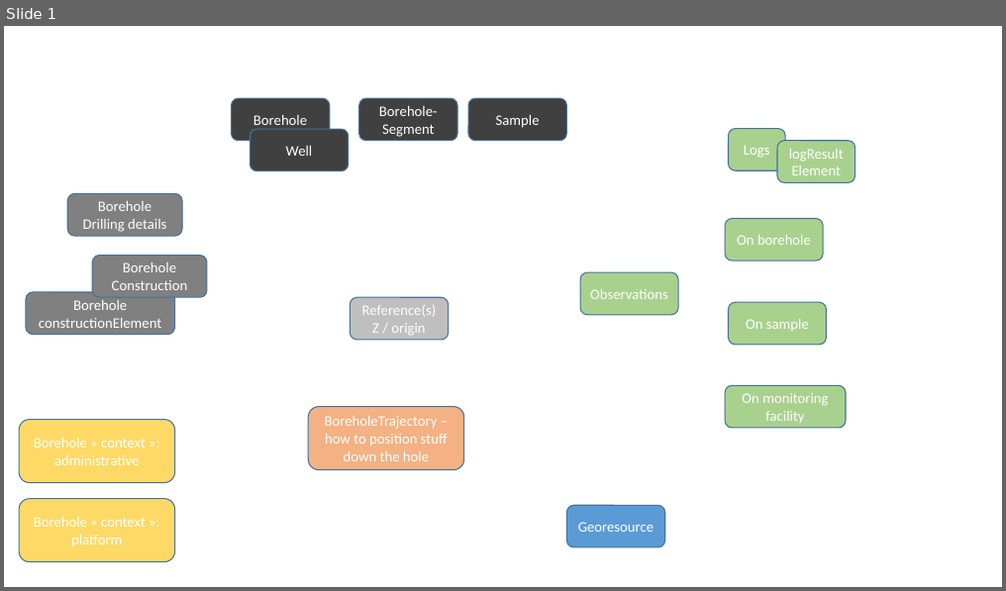
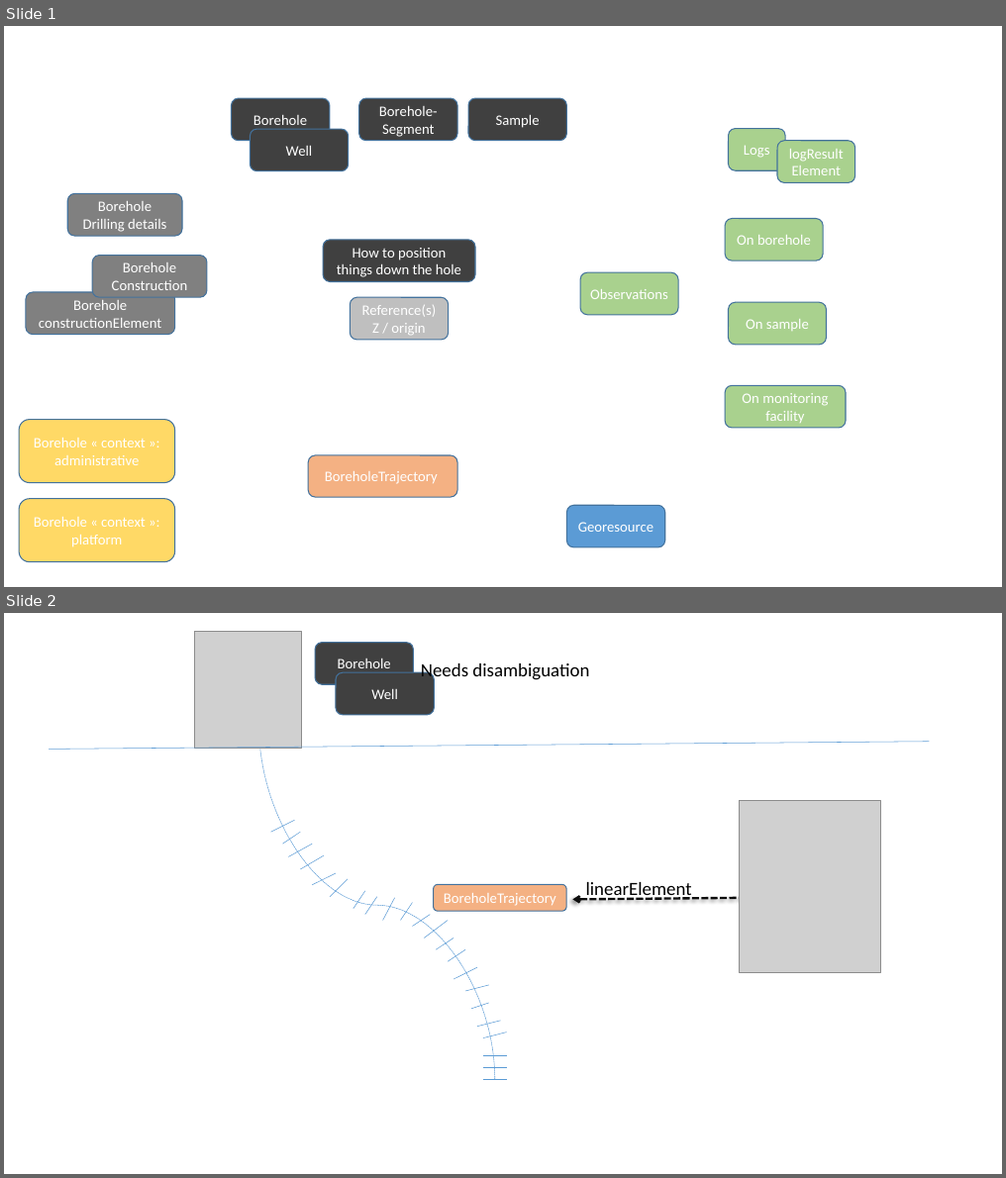
Before and after one commit to opengeospatial/boreholeie, a slide deck: Vocabulary/MainConcepts_discussion.pptx. Shown one above the other, each under a label of ours: slide 1 before the commit, slides 1 and 2 after it. The pictures are 1006x591 and 1006x1178 pixels, drawn with LibreOffice and Linux fonts; fonts in the diff are those of the drawing; grey boxes stand for pictures. Boxes give left, top, right and bottom in pixels: in the first picture for what was removed or moved away, otherwise in the second. Text is boxed around its words. In the diff, an @@ line names an element or a change of style, - is before the commit and + after.

```diff
--- a/Vocabulary/MainConcepts_discussion.pptx
+++ b/Vocabulary/MainConcepts_discussion.pptx
@@ slide 2 added at [4,613,1002,1174], background #FFFFFF @@
@@ picture added at [194,632,302,749] @@
@@ rounded rectangle added at [315,642,413,684], fill #404040, outline #43739E 1 pt, 14 pt, text #FFFFFF @@
+Borehole
@@ text added at [421,663,589,682], 18 pt, text #000000 @@
+Needs disambiguation
@@ rounded rectangle added at [336,672,434,715], fill #404040, outline #43739E 1 pt, 14 pt, text #FFFFFF @@
+Well
@@ curved line added from (259, 726) to (495, 1079), #5B9BD5 0.5 pt dashed @@
@@ line added from (49, 750) to (930, 742), #5B9BD5 0.5 pt @@
@@ line added from (271, 833) to (294, 820), #5B9BD5 0.5 pt @@
@@ picture added at [740,801,881,972] @@
@@ line added from (282, 844) to (300, 833), #5B9BD5 0.5 pt @@
@@ line added from (288, 858) to (313, 844), #5B9BD5 0.5 pt @@
@@ line added from (300, 869) to (324, 856), #5B9BD5 0.5 pt @@
@@ line added from (313, 884) to (336, 873), #5B9BD5 0.5 pt @@
@@ line added from (330, 897) to (348, 879), #5B9BD5 0.5 pt @@
@@ line added from (353, 909) to (365, 891), #5B9BD5 0.5 pt @@
@@ line added from (365, 915) to (377, 897), #5B9BD5 0.5 pt @@
@@ line added from (383, 921) to (395, 898), #5B9BD5 0.5 pt @@
@@ line added from (401, 921) to (413, 903), #5B9BD5 0.5 pt @@
@@ rounded rectangle added at [434,884,567,912], fill #F4B183, outline #43739E 1 pt, 14 pt, text #FFFFFF @@
+BoreholeTrajectory
@@ arrow added from (751, 898) to (573, 900), #0D0D0D 2.25 pt dashed @@
@@ text added at [586,882,692,901], 18 pt, text #000000 @@
+linearElement
@@ line added from (413, 927) to (430, 915), #5B9BD5 0.5 pt @@
@@ line added from (424, 938) to (448, 921), #5B9BD5 0.5 pt @@
@@ line added from (436, 950) to (453, 938), #5B9BD5 0.5 pt @@
@@ line added from (448, 961) to (465, 950), #5B9BD5 0.5 pt @@
@@ line added from (453, 980) to (477, 967), #5B9BD5 0.5 pt @@
@@ line added from (465, 991) to (489, 985), #5B9BD5 0.5 pt @@
@@ line added from (471, 1009) to (489, 1003), #5B9BD5 0.5 pt @@
@@ line added from (477, 1027) to (501, 1021), #5B9BD5 0.5 pt @@
@@ line added from (483, 1039) to (506, 1032), #5B9BD5 0.5 pt @@
@@ line added from (483, 1057) to (506, 1057), #5B9BD5 0.5 pt @@
@@ line added from (483, 1068) to (506, 1068), #5B9BD5 0.5 pt @@
@@ line added from (483, 1079) to (506, 1079), #5B9BD5 0.5 pt @@
@@ slide 1 changed as well @@
@@ rounded rectangle added at [323,240,475,282], fill #404040, outline #43739E 1 pt, 14 pt, text #FFFFFF @@
+How to position things down the hole
@@ rounded rectangle "BoreholeTrajectory": place and size @@
-rounded rectangle "BoreholeTrajectory" at [308,407,463,471]
+rounded rectangle "BoreholeTrajectory" at [308,456,457,497]
@@ text in rounded rectangle at [325,472,438,484]: text changed @@
-BoreholeTrajectory – how to position stuff down the hole
+BoreholeTrajectory
```
Also in this commit, not shown: 7 other slides changed, 4 other slides added, 2 other files.
